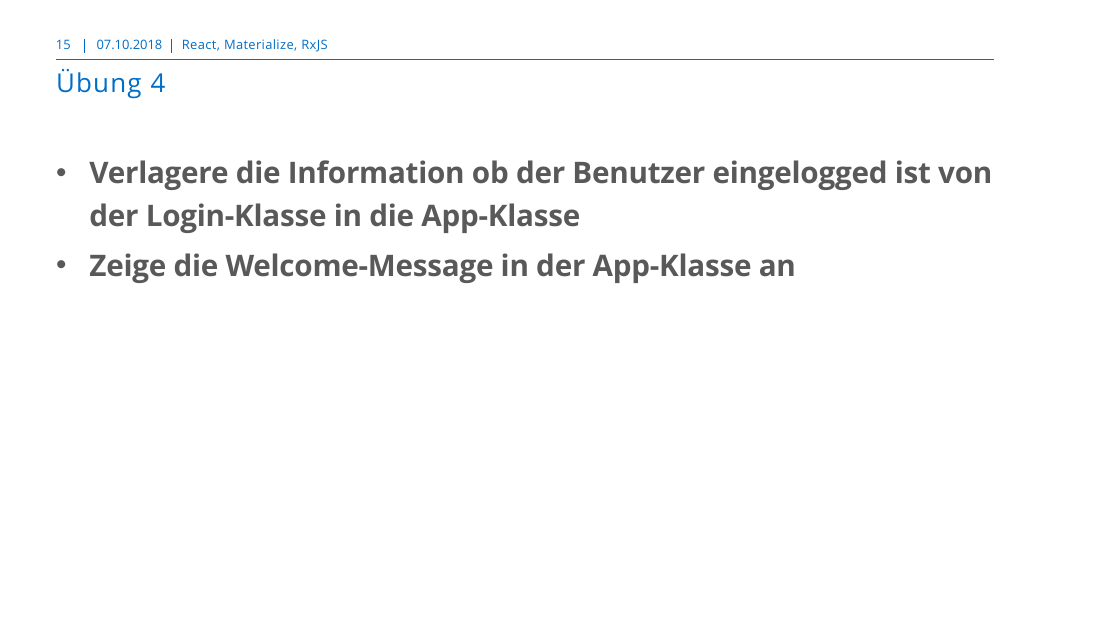
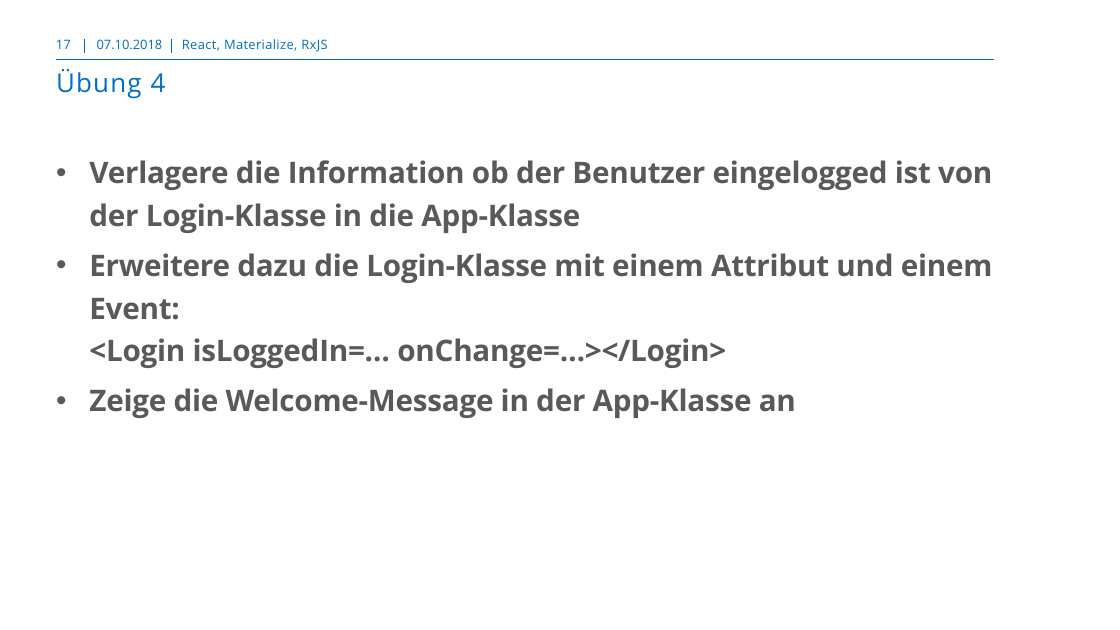
Before and after one commit to markusborer/ReactSample, a slide deck: slide 17 of React.pptx (slide 15 before the commit). Drawn at 1120x630 pixels with LibreOffice and Linux fonts; fonts in the diff are those of the drawing; background and template pictures are left out. Boxes give left, top, right and bottom in pixels: in the first picture for what was removed or moved away, otherwise in the second. Text is boxed around its words. In the diff, an @@ line names an element or a change of style, - is before the commit and + after.

```diff
--- a/React.pptx
+++ b/React.pptx
@@ page number at bbox=[56, 39, 71, 49]: text changed @@
-15
+17
@@ text at bbox=[89, 253, 993, 368]: paragraph added @@
+• Erweitere dazu die Login-Klasse mit einem Attribut und einem Event:
+  <Login isLoggedIn=… onChange=…></Login>
```
Also in this commit, not shown: 2 other slides changed, 4 slides added.
